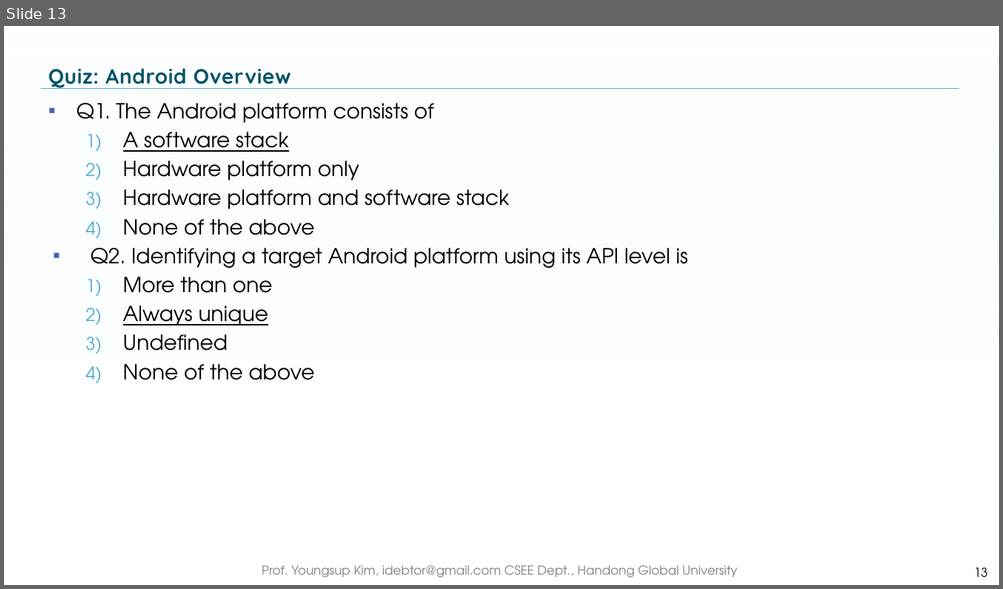
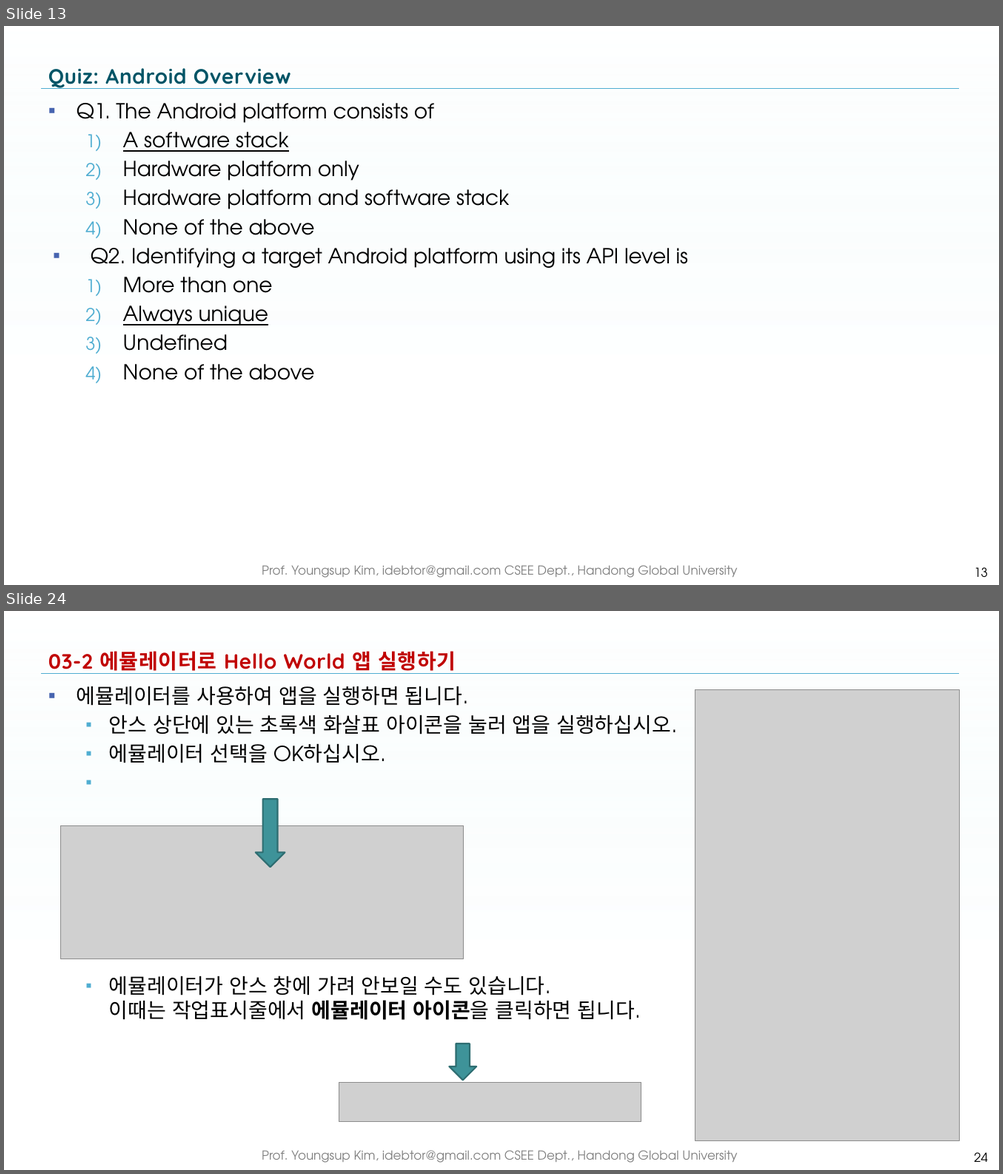
Before and after one commit to idebtor/KOICA-ML, a slide deck: ppt-pdf/template01.pptx. Shown one above the other, each under a label of ours: slide 13 before the commit, slides 13 and 24 after it; the slides between them are not shown. The pictures are 1003x589 and 1003x1174 pixels, drawn with LibreOffice and Linux fonts; fonts in the diff are those of the drawing; grey boxes stand for pictures; background and template pictures are left out. Boxes give left, top, right and bottom in pixels: in the first picture for what was removed or moved away, otherwise in the second. Text is boxed around its words. In the diff, an @@ line names an element or a change of style, - is before the commit and + after.

```diff
--- a/ppt-pdf/template01.pptx
+++ b/ppt-pdf/template01.pptx
@@ slide 24 added at (4,611,999,1170), background picture (left out); not listed: 3 template elements that a slide beside it also shows @@
@@ title added at (48,651,455,674), 20 pt, text #C00000, bold @@
+03-2 에뮬레이터로 Hello World 앱 실행하기
@@ text added at (77,686,677,1020), 20 pt, text #000000 @@
+▪ 에뮬레이터를 사용하여 앱을 실행하면 됩니다.
+  ▪ 안스 상단에 있는 초록색 화살표 아이콘을 눌러 앱을 실행하십시오.
+  ▪ 에뮬레이터 선택을 OK하십시오.
+  ▪ 에뮬레이터가 안스 창에 가려 안보일 수도 있습니다.
+    이때는 작업표시줄에서 에뮬레이터 아이콘을 클릭하면 됩니다.
@@ picture added at (696,690,960,1142) @@
@@ down arrow added at (256,799,284,867), fill #3F949A, outline #2F6D72 1.5 pt @@
@@ picture added at (61,826,464,960) @@
@@ down arrow added at (449,1044,477,1080), fill #3F949A, outline #2F6D72 1.5 pt @@
@@ picture added at (339,1082,641,1122) @@
@@ page number added at (973,1153,987,1162), 12 pt, text #000000 @@
+24
```
Also in this commit, not shown: 7 slides changed, 11 other slides added, 1 other file.
